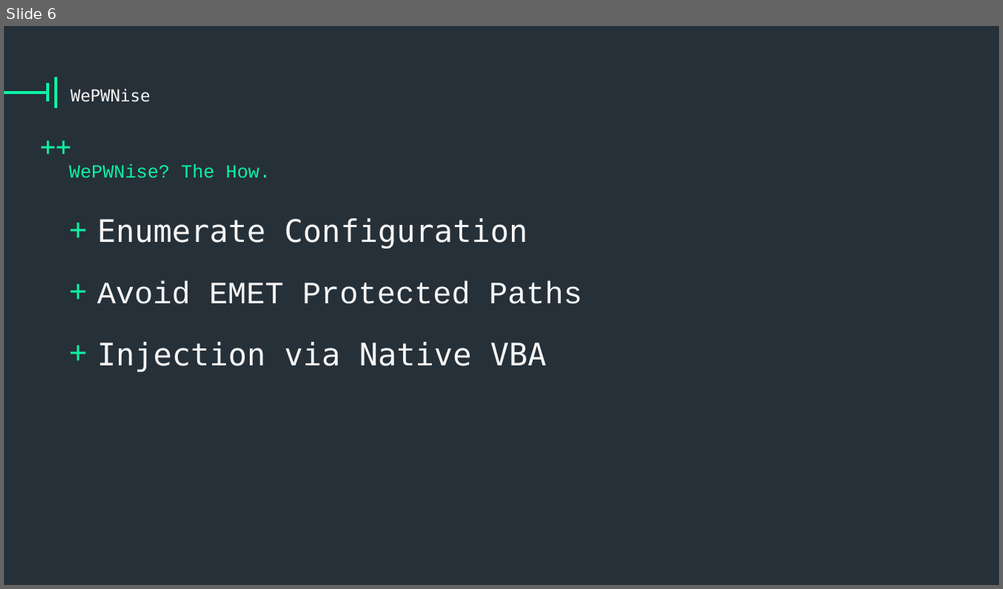
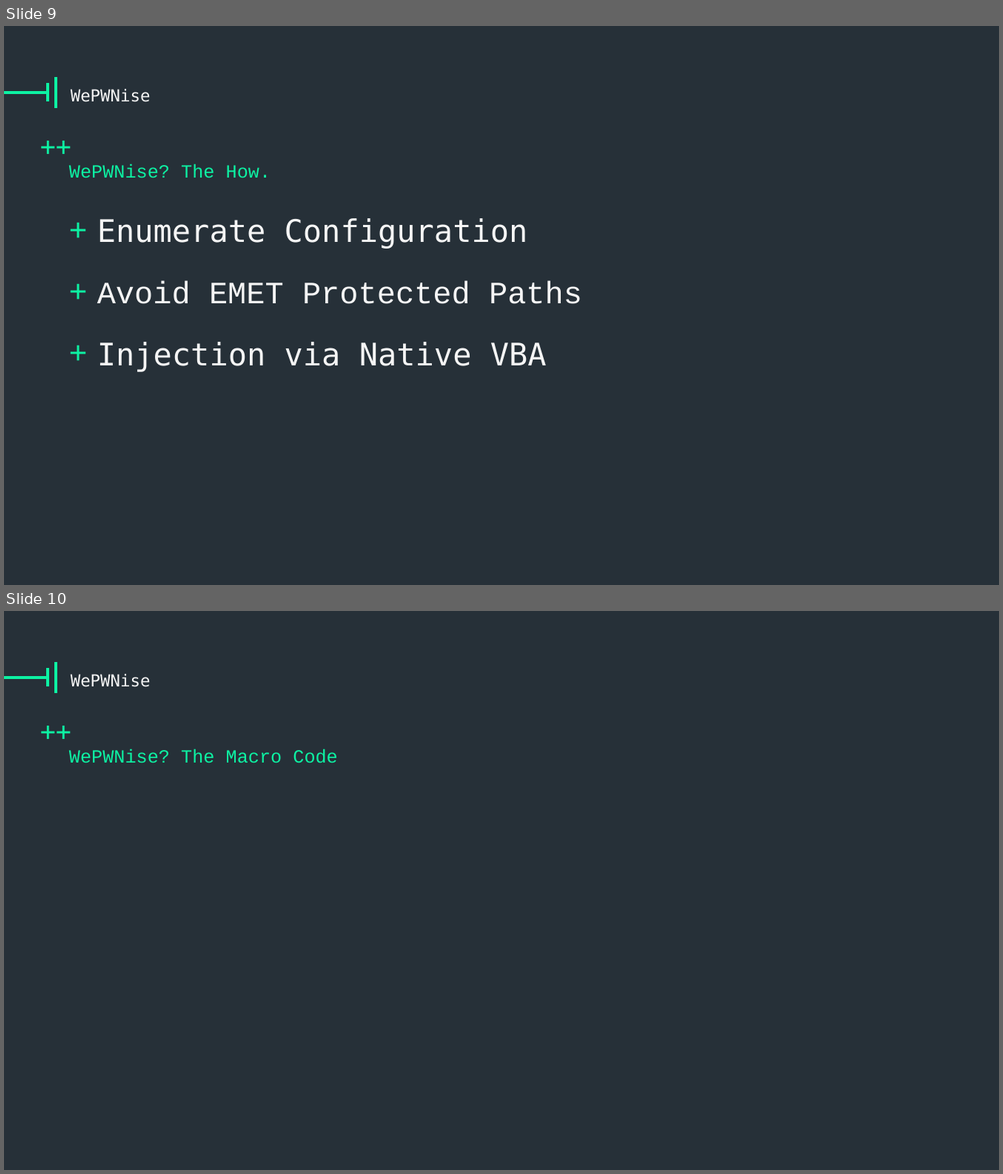
Before and after one commit to vysec/wepwnise-presentation, a slide deck: one-template-to-rule-them-all_emet-part.pptx. Shown one above the other, each under a label of ours: slide 6 before the commit, slides 9 and 10 after it. The pictures are 1003x589 and 1003x1174 pixels, drawn with LibreOffice and Linux fonts; fonts in the diff are those of the drawing; background and template pictures are left out. Boxes give left, top, right and bottom in pixels: in the first picture for what was removed or moved away, otherwise in the second. Text is boxed around its words. In the diff, an @@ line names an element or a change of style, - is before the commit and + after.

```diff
--- a/one-template-to-rule-them-all_emet-part.pptx
+++ b/one-template-to-rule-them-all_emet-part.pptx
@@ slide 10 added at box(4, 611, 999, 1170), background #263038; not listed: 4 template elements that a slide beside it also shows @@
@@ title added at box(71, 674, 151, 687), 32 pt, text #F5F5F5 @@
+WePWNise
@@ text added at box(69, 749, 337, 763), 36 pt, text #0DF2A3 @@
+WePWNise? The Macro Code
@@ what was slide 6 is now slide 9 @@
```
Also in this commit, not shown: 1 slide changed, 3 other slides added.
